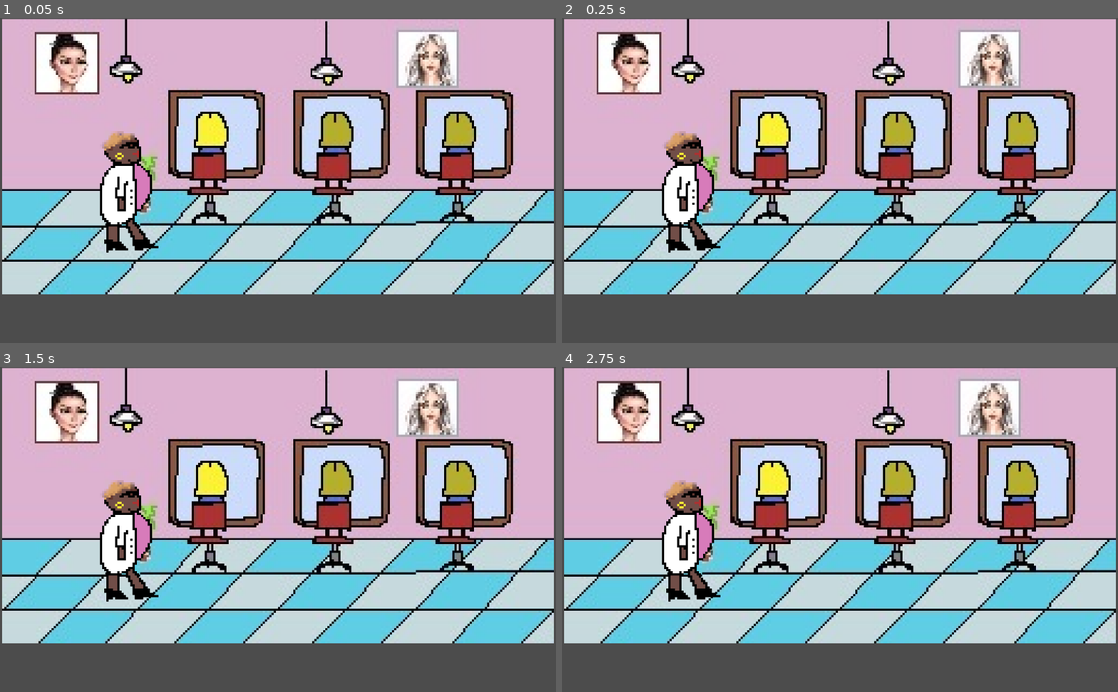
Above: before the commit, frames 1-4 (two rows, left to right).
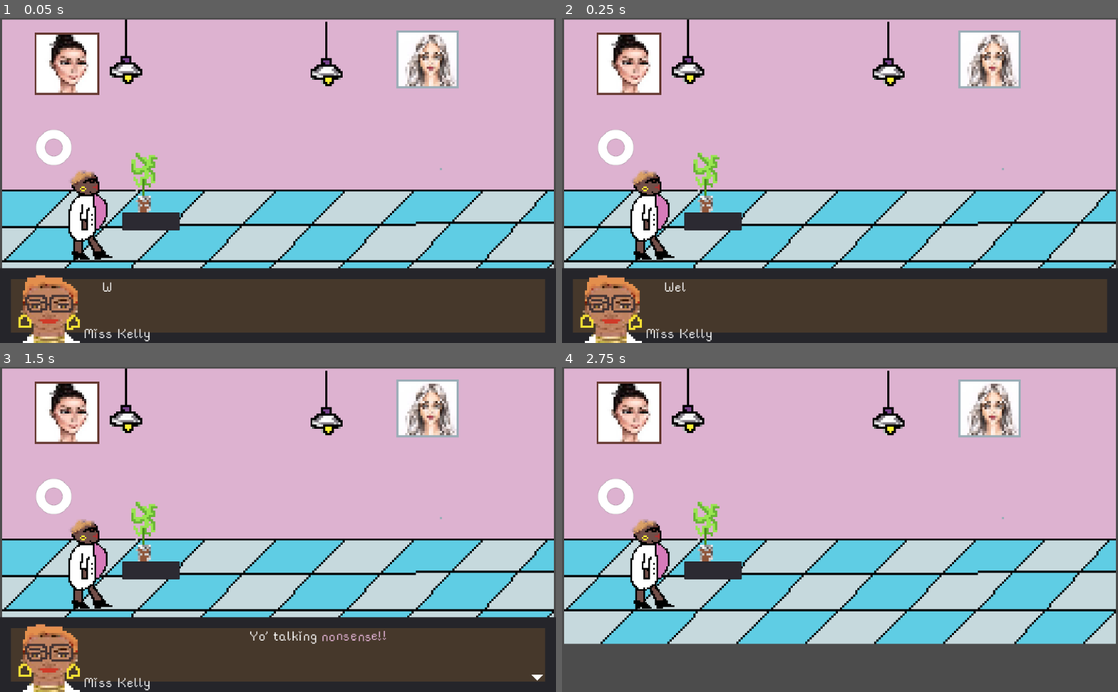
Above: after the commit, the same moments.

Repository: Aestial/dye-my-roots
Game: Godot game, scene res://Salon.tscn
The game is run twice, just before and just after one commit, with the same random seed, the same clock (stepped at 60 frames per second) and the same inputs. Before the commit the project has no main scene; this scene is started directly in both runs.
Inputs:
- Up to frame 1 (0.05 s): no input
- Up to frame 2 (0.25 s): no input
- Up to frame 3 (1.5 s): tap Enter (ui_accept) at 0.5, 0.6, 0.77, 1.07, 1.35 s; hold Down (ui_down) from 1.28 s (still down)
- Up to frame 4 (2.75 s): tap Enter (ui_accept) at 1.52, 1.82, 2.1 s; release Down (ui_down) at 2.03 s

The runs differ from the first frame. In frame 1, 48% of the frame differs, in the area x 0-100%, y 0-100%; in frame 2, 48%; in frame 3, 48%; in frame 4, 25%.

Commit message:
Added Dialogue System

Diff:
--- /dev/null
+++ b/DialogueSystem.gd
@@ -0,0 +1,59 @@
+extends Control
+
+export var dialog_path = ""
+export(float) var speed = 0.05
+var dialog
+
+var index = 0
+var finished = false
+var is_typing
+
+func _ready():
+	$Timer.wait_time = speed
+	dialog = get_dialog()
+	assert(dialog, "Dialog not found")
+	next_phase()
+
+func _process(_delta):
+	$Indicator.visible = finished
+	if Input.is_action_just_pressed("ui_accept"):
+		if finished:
+			next_phase()
+		else:
+			$Phrase/Text.visible_characters = len($Phrase/Text.text)
+			# Voice speak stop
+
+func next_phase() -> void:
+	if index >= len(dialog):
+		queue_free()
+		return
+
+	finished = false
+	$Phrase/Name.bbcode_text = dialog[index]["Name"]
+	$Phrase/Text.bbcode_text = dialog[index]["Text"]
+
+	$Phrase/Text.visible_characters = 0
+
+	# Voice speak start with text
+
+	while $Phrase/Text.visible_characters < len($Phrase/Text.text):
+		$Phrase/Text.visible_characters += 1
+		$Timer.start()
+		yield($Timer, "timeout")
+
+	finished = true
+	index += 1
+	return
+
+func get_dialog() -> Array:
+	var f = File.new()
+	assert(f.file_exists(dialog_path), "File path does not exist")
+
+	f.open(dialog_path, File.READ)
+	var json = f.get_as_text()
+	var output = parse_json(json)
+
+	if typeof(output) == TYPE_ARRAY:
+		return output
+	else:
+		return []
--- /dev/null
+++ b/DialogueSystem.tscn
@@ -0,0 +1,120 @@
+[gd_scene load_steps=6 format=2]
+
+[ext_resource path="res://sprites/Miss_Kelly_face.png" type="Texture" id=1]
+[ext_resource path="res://pixel_theme.tres" type="Theme" id=2]
+[ext_resource path="res://DialogueSystem.gd" type="Script" id=3]
+
+[sub_resource type="Animation" id=1]
+resource_name = "Blink"
+tracks/0/type = "value"
+tracks/0/path = NodePath(".:modulate")
+tracks/0/interp = 1
+tracks/0/loop_wrap = true
+tracks/0/imported = false
+tracks/0/enabled = true
+tracks/0/keys = {
+"times": PoolRealArray( 0, 0.5, 1 ),
+"transitions": PoolRealArray( 2.82843, 1, 0.574349 ),
+"update": 0,
+"values": [ Color( 1, 1, 1, 1 ), Color( 1, 1, 1, 0.109804 ), Color( 1, 1, 1, 1 ) ]
+}
+
+[sub_resource type="Animation" id=2]
+length = 0.001
+tracks/0/type = "value"
+tracks/0/path = NodePath(".:visible")
+tracks/0/interp = 1
+tracks/0/loop_wrap = true
+tracks/0/imported = false
+tracks/0/enabled = true
+tracks/0/keys = {
+"times": PoolRealArray( 0 ),
+"transitions": PoolRealArray( 1 ),
+"update": 0,
+"values": [ true ]
+}
+tracks/1/type = "value"
+tracks/1/path = NodePath(".:modulate")
+tracks/1/interp = 1
+tracks/1/loop_wrap = true
+tracks/1/imported = false
+tracks/1/enabled = true
+tracks/1/keys = {
+"times": PoolRealArray( 0 ),
+"transitions": PoolRealArray( 1 ),
+"update": 0,
+"values": [ Color( 1, 1, 1, 1 ) ]
+}
+
+[node name="DialogueSystem" type="Control"]
+anchor_right = 1.0
+anchor_bottom = 1.0
+script = ExtResource( 3 )
+dialog_path = "res://dialog0.json"
+speed = 0.1
+
+[node name="Background" type="Panel" parent="."]
+anchor_top = 0.77
+anchor_right = 1.0
+anchor_bottom = 1.0
+
+[node name="TextureRect" type="TextureRect" parent="Background"]
+anchor_right = 0.175
+anchor_bottom = 1.0
+margin_left = 20.0
+margin_top = 9.0
+margin_right = -10.0
+texture = ExtResource( 1 )
+expand = true
+stretch_mode = 6
+
+[node name="Phrase" type="ColorRect" parent="."]
+anchor_top = 0.77
+anchor_right = 1.0
+anchor_bottom = 1.0
+margin_left = 20.0
+margin_top = 20.0
+margin_right = -20.0
+margin_bottom = -19.0
+color = Color( 0.882353, 0.576471, 0.184314, 0.176471 )
+
+[node name="Text" type="RichTextLabel" parent="Phrase"]
+anchor_left = 0.15
+anchor_right = 1.0
+anchor_bottom = 1.0
+margin_left = 20.0
+margin_right = -10.0
+rect_scale = Vector2( 0.999138, 1.00907 )
+theme = ExtResource( 2 )
+bbcode_enabled = true
+bbcode_text = "Welcome to the emporium of [rainbow freq=0.25 sat=.5 val=1.2]dying!!!!![/rainbow] Today we are going to get rid of some [wave amp=40 freq=4][fade start=0 length=12][b]rooots....[/b][/fade][/wave] Are you ready??
+[center]Yo' talking [shake rate=5 level=10][color=#e2b3d5]nonsense!![/color][/shake] [/center]"
+text = "Welcome to the emporium of dying!!!!! Today we are going to get rid of some rooots.... Are you ready??
+Yo' talking nonsense!! "
+
+[node name="Name" type="RichTextLabel" parent="Phrase"]
+anchor_left = 0.136
+anchor_top = 1.2
+anchor_right = 0.536
+anchor_bottom = 1.202
+margin_left = 0.17601
+margin_top = -33.0
+margin_bottom = 2.0
+rect_scale = Vector2( 0.999295, 1 )
+theme = ExtResource( 2 )
+bbcode_enabled = true
+bbcode_text = "[color=#ecaa35]Miss Kelly[/color]"
+text = "Miss Kelly"
+
+[node name="Timer" type="Timer" parent="."]
+one_shot = true
+
+[node name="Indicator" type="Polygon2D" parent="."]
+position = Vector2( 979, 568 )
+scale = Vector2( 2.2, 2.2 )
+polygon = PoolVector2Array( 0, 0, 10, 0, 5, 5 )
+
+[node name="AnimationPlayer" type="AnimationPlayer" parent="Indicator"]
+autoplay = "Blink"
+anims/Blink = SubResource( 1 )
+anims/RESET = SubResource( 2 )
--- /dev/null
+++ b/Dye.tscn
@@ -0,0 +1,15 @@
+[gd_scene load_steps=4 format=2]
+
+[ext_resource path="res://scripts/Dye.gd" type="Script" id=1]
+[ext_resource path="res://sprites/64-white_circle.png" type="Texture" id=2]
+[ext_resource path="res://sprites/chair_mirror.png" type="Texture" id=3]
+
+[node name="Dye" type="Sprite"]
+texture = ExtResource( 2 )
+script = ExtResource( 1 )
+
+[node name="Bg" type="Sprite" parent="."]
+show_behind_parent = true
+position = Vector2( -1, 41 )
+scale = Vector2( 3, 3 )
+texture = ExtResource( 3 )
--- /dev/null
+++ b/Game.gd
@@ -0,0 +1,13 @@
+extends Node
+
+var good = "[center]Good enough![/center]"
+var nonsense = "[center]Yo' talking [color=#e2b3d5]nonsense!![/color][/center]"
+
+# Called when the node enters the scene tree for the first time.
+func _ready():
+	pass # Replace with function body.
+
+# Called every frame. 'delta' is the elapsed time since the previous frame.
+func _process(delta):
+	if (!Input.is_action_just_pressed("ui_down")):
+		return
--- a/Player.tscn
+++ b/Player.tscn
@@ -1,8 +1,29 @@
-[gd_scene load_steps=2 format=2]
+[gd_scene load_steps=5 format=2]
 
 [ext_resource path="res://sprites/Miss_Kelly.png" type="Texture" id=1]
+[ext_resource path="res://sprites/64-white_circle.png" type="Texture" id=2]
+[ext_resource path="res://scripts/Player.gd" type="Script" id=3]
+[ext_resource path="res://pixel_theme.tres" type="Theme" id=4]
 
 [node name="Player" type="Node2D"]
+script = ExtResource( 3 )
 
-[node name="Sprite" type="Sprite" parent="."]
+[node name="Character" type="Sprite" parent="."]
+position = Vector2( -4, -31 )
 texture = ExtResource( 1 )
+
+[node name="Preview" type="Sprite" parent="."]
+position = Vector2( -22, -70 )
+scale = Vector2( 0.34, 0.34 )
+texture = ExtResource( 2 )
+
+[node name="LineEdit" type="LineEdit" parent="."]
+margin_left = 20.0
+margin_top = -30.0
+margin_right = 126.0
+margin_bottom = 5.0
+rect_scale = Vector2( 0.3, 0.28 )
+theme = ExtResource( 4 )
+
+[connection signal="text_changed" from="LineEdit" to="." method="_on_LineEdit_text_changed"]
+[connection signal="text_entered" from="LineEdit" to="." method="_on_LineEdit_text_entered"]
--- a/Salon.tscn
+++ b/Salon.tscn
@@ -1,18 +1,32 @@
-[gd_scene load_steps=3 format=2]
+[gd_scene load_steps=6 format=2]
 
 [ext_resource path="res://Player.tscn" type="PackedScene" id=1]
-[ext_resource path="res://sprites/Scenario_Empire.png" type="Texture" id=2]
+[ext_resource path="res://sprites/Scenario_Empire_onlyt.png" type="Texture" id=2]
+[ext_resource path="res://DialogueSystem.tscn" type="PackedScene" id=3]
+[ext_resource path="res://Game.gd" type="Script" id=4]
+[ext_resource path="res://566952__code_box__funky-groove.wav" type="AudioStream" id=5]
 
 [node name="Salon" type="Node"]
+script = ExtResource( 4 )
 
 [node name="Bg" type="Sprite" parent="."]
-position = Vector2( 7.27596e-12, -44 )
+position = Vector2( 0, -43 )
 scale = Vector2( 3.96875, 3.96875 )
 texture = ExtResource( 2 )
 
-[node name="Player" parent="." instance=ExtResource( 1 )]
-position = Vector2( -292, 9 )
-scale = Vector2( 4, 4 )
+[node name="DialogueSystem" parent="." instance=ExtResource( 3 )]
+anchor_left = -0.5
+anchor_top = -0.5
+anchor_right = 0.5
+anchor_bottom = 0.5
 
 [node name="Camera2D" type="Camera2D" parent="."]
 current = true
+
+[node name="Player" parent="." instance=ExtResource( 1 )]
+position = Vector2( -347, 149 )
+scale = Vector2( 3, 3 )
+
+[node name="AudioStreamPlayer" type="AudioStreamPlayer" parent="."]
+stream = ExtResource( 5 )
+autoplay = true
--- a/UI.tscn
+++ b/UI.tscn
@@ -1,10 +1,10 @@
 [gd_scene load_steps=3 format=2]
 
-[ext_resource path="res://TItle.tscn" type="PackedScene" id=1]
+[ext_resource path="res://Logo.tscn" type="PackedScene" id=1]
 [ext_resource path="res://UserInfo.tscn" type="PackedScene" id=2]
 
 [node name="UI" type="Node"]
 
-[node name="Title" parent="." instance=ExtResource( 1 )]
+[node name="Logo" parent="." instance=ExtResource( 1 )]
 
 [node name="UserInfo" parent="." instance=ExtResource( 2 )]
--- a/default_env.tres
+++ b/default_env.tres
@@ -3,5 +3,4 @@
 [sub_resource type="ProceduralSky" id=1]
 
 [resource]
-background_mode = 2
 background_sky = SubResource( 1 )
--- /dev/null
+++ b/dialog0.json
@@ -0,0 +1,6 @@
+[
+	{"Name": "Miss Kelly", "Text":"Welcome to the emporium of [rainbow freq=0.25 sat=.5 val=1.2]dying!!!!![/rainbow] Today we are going to get rid of some [wave amp=40 freq=4][fade start=0 length=12][b]rooots....[/b][/fade][/wave]"},
+	{"Name": "Miss Kelly", "Text":"Are you ready??"},
+	{"Name": "Miss Kelly", "Text":"[center]Yo' talking [shake rate=5 level=10][color=#e2b3d5]nonsense!![/color][/shake] [/center]"},
+	{"Name": "Miss Kelly", "Text":"[center]Yo' talking [shake rate=5 level=10][color=#e2b3d5]nonsense!![/color][/shake] [/center]"},
+]
--- a/pixel_theme.tres
+++ b/pixel_theme.tres
@@ -3,7 +3,7 @@
 [ext_resource path="res://fonts/rainyhearts.ttf" type="DynamicFontData" id=1]
 
 [sub_resource type="DynamicFont" id=1]
-size = 26
+size = 30
 font_data = ExtResource( 1 )
 
 [resource]
--- a/project.godot
+++ b/project.godot
@@ -11,7 +11,12 @@
 [application]
 
 config/name="Dye my Roots"
+run/main_scene="res://Salon.tscn"
 config/icon="res://icon.png"
+
+[editor_plugins]
+
+enabled=PoolStringArray(  )
 
 [importer_defaults]
 
--- /dev/null
+++ b/scripts/Dye.gd
@@ -0,0 +1,30 @@
+extends Sprite
+
+signal dyed
+
+export var wait_time = 5
+export(Color) var target = Color.blanchedalmond
+
+var target_html
+var is_editable
+
+func _ready():
+	target = Color(randf(), randf(), randf())
+	self_modulate = target
+	target_html = target.to_html(false)
+	# print("Current color: %s" % target_html)
+	# Update with instantiated
+	is_editable = true
+
+func submit(color):
+	self_modulate = color
+	print("Guess: %s" % color.to_html(false))
+	var distance = color_distance_rgb(target, color)
+	print("Distance: %s" % distance)
+	emit_signal("dyed", distance)
+
+func color_distance_rgb(color_a, color_b):
+	var r = color_a.r - color_b.r
+	var g = color_a.g - color_b.g
+	var b = color_a.b - color_b.b
+	return sqrt(r*r + g*g + b*b)
--- /dev/null
+++ b/scripts/Player.gd
@@ -0,0 +1,22 @@
+extends Node2D
+
+
+# Called when the node enters the scene tree for the first time.
+func _ready():
+	pass # Replace with function body.
+
+func preview(color):
+	$Preview.self_modulate = color
+
+func submit(color):
+	# current_dye.submit(color)
+	pass
+
+func _on_LineEdit_text_changed(new_text):
+	var color = Color(new_text)
+	preview(color)
+
+func _on_LineEdit_text_entered(new_text):
+	var color = Color(new_text)
+	preview(color)
+	submit(color)
Not shown, added: 566952__code_box__funky-groove.wav.import
Renamed: TItle.tscn -> Logo.tscn
Binary file added: sprites/64-white_circle.png
Not shown, added: sprites/64-white_circle.png.import
Binary file added: sprites/Miss_Kelly_face.png
Not shown, added: sprites/Miss_Kelly_face.png.import
Binary file removed: sprites/Scenario_Empire.png
Not shown, removed: sprites/Scenario_Empire.png.import
Binary file added: sprites/Scenario_Empire_onlyt.png
Not shown, added: sprites/Scenario_Empire_onlyt.png.import
Binary file added: sprites/chair_mirror.png
Not shown, added: sprites/chair_mirror.png.import
(and 3 more such lines)
